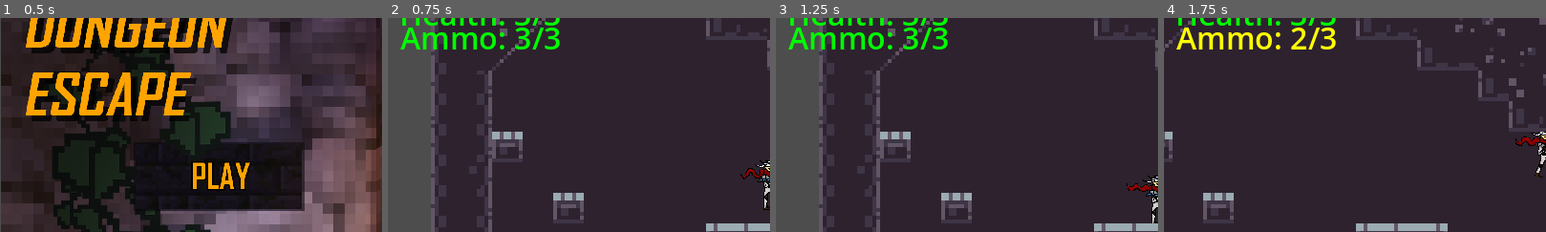
Above: before the commit, frames 1-4 (left to right).
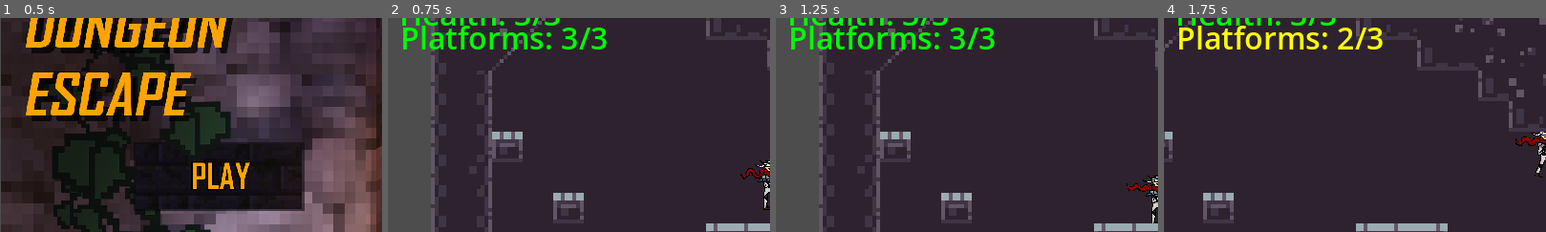
Above: after the commit, the same moments.

Repository: Justas-Kaulakis/ktu-platformer
Game: Godot game, scene res://gui/menu.tscn
Same seed, same stepped clock (60 frames per second), same inputs: the game is played once before the commit and once after it.
Inputs (mouse positions are % of the whole screen's width and height, from its top left):
- Up to frame 1 (0.5 s): no input
- Up to frame 2 (0.75 s): click (28, 44) at 0.5 s
- Up to frame 3 (1.25 s): no input
- Up to frame 4 (1.75 s): tap Enter at 1.25 s; move the mouse to (72, 45) at 1.27 s; hold D (move_right) from 1.28 s (still down); click (72, 45) at 1.35 s; tap W (jump) at 1.52 s
The pictures show only the part of the screen within x 0-50%, y 7-57%; the shares and areas given below are measured in that part.

Frame 1 is identical in both runs. In frame 2, 2.9% of the frame differs, in the area x 3-58%, y 3-15%; in frame 3, 2.9%; in frame 4, 2.9%.

Commit message:
NL-52 No longer able to use the platform gun while in the main menu

Diff:
--- a/player/platform_counter.gd
+++ b/player/platform_counter.gd
@@ -18,13 +18,13 @@
 		add_theme_color_override("font_color", Color(1, 1, 0))
 	else:
 		add_theme_color_override("font_color", Color(0, 1, 0))
-	set_text("Ammo: " + str(current)+"/"+str(max))
+	set_text("Platforms: " + str(current)+"/"+str(max))
 
 # Called when the node enters the scene tree for the first time.
 func _ready() -> void:
 	max_pcount = PlatformGun.count
 	add_theme_font_size_override("font_size", 32)
-	set_text("Ammo: " + str(PlatformGun.platform_count)+"/"+str(max_pcount))
+	set_text("Platforms: " + str(PlatformGun.platform_count)+"/"+str(max_pcount))
 
 # Called every frame. 'delta' is the elapsed time since the previous frame.
 func _process(_delta) -> void:
--- a/player/platform_gun.gd
+++ b/player/platform_gun.gd
@@ -6,6 +6,7 @@
 var can_shoot_player = 1 #checks if mouse is on player
 var can_shoot = 1 # checks if mouse is on created platform
 @onready var tiles = $"/root/Demo level/Layers/CollisionTiles" as TileMapLayer
+@onready var game_manager = get_node("/root/Demo level/Game Manager")
 
 # Called when the node enters the scene tree for the first time.
 func _ready() -> void:
@@ -33,7 +34,7 @@
 
 			#tiles.set_cell(node_coord, tiles.get_cell_source_id(Vector2i(15,5)), Vector2i(15,5))
 		if platform_count > 0:
-			if can_shoot and can_shoot_player == 1 and tiles.get_cell_source_id(node_coord) == -1:
+			if can_shoot and can_shoot_player == 1 and tiles.get_cell_source_id(node_coord) == -1 and !game_manager.is_game_paused:
 				AudioManager.play_player_sfx("place_platform")
 				var new_platform = dynamic_platform.instantiate()
 				get_tree().root.add_child(new_platform)
